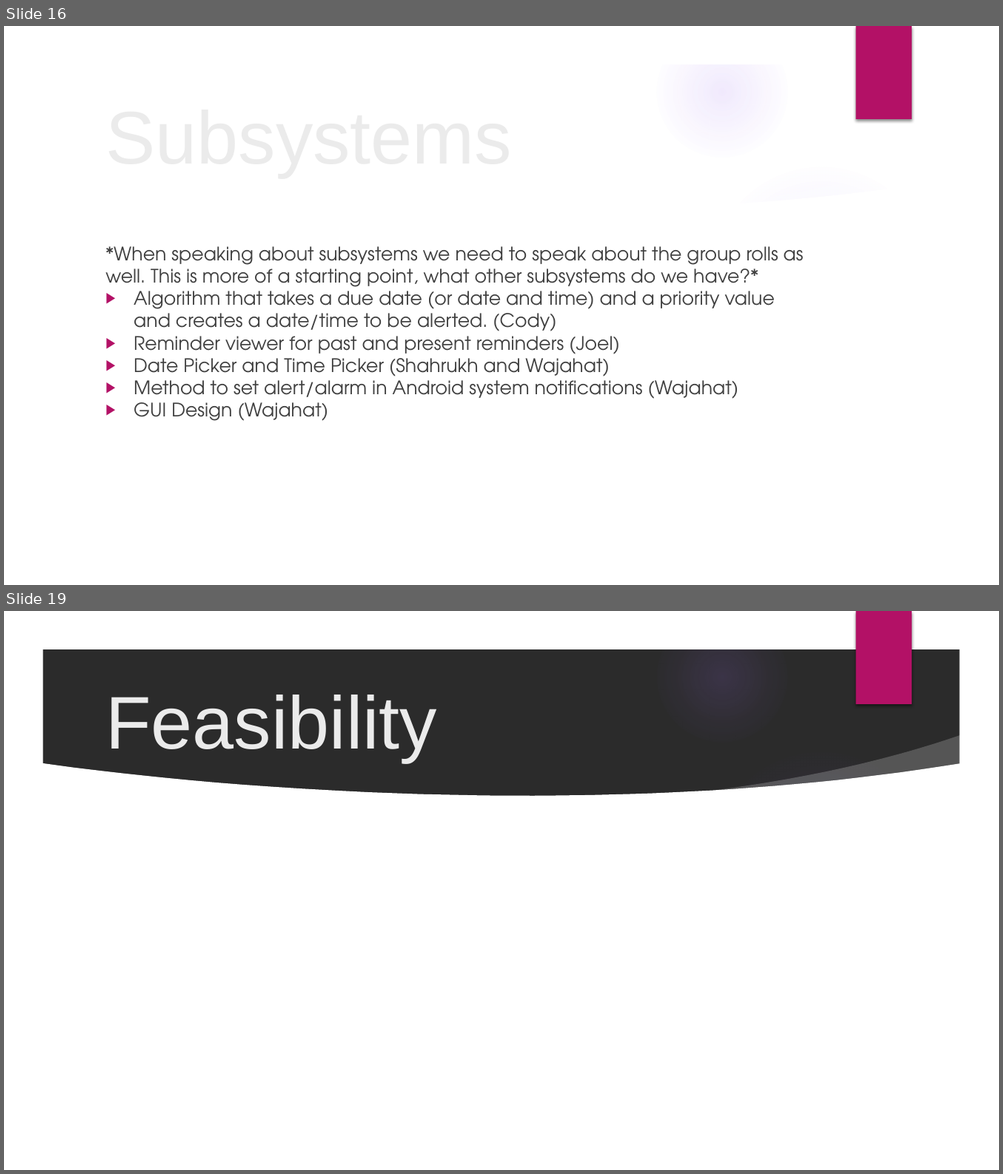
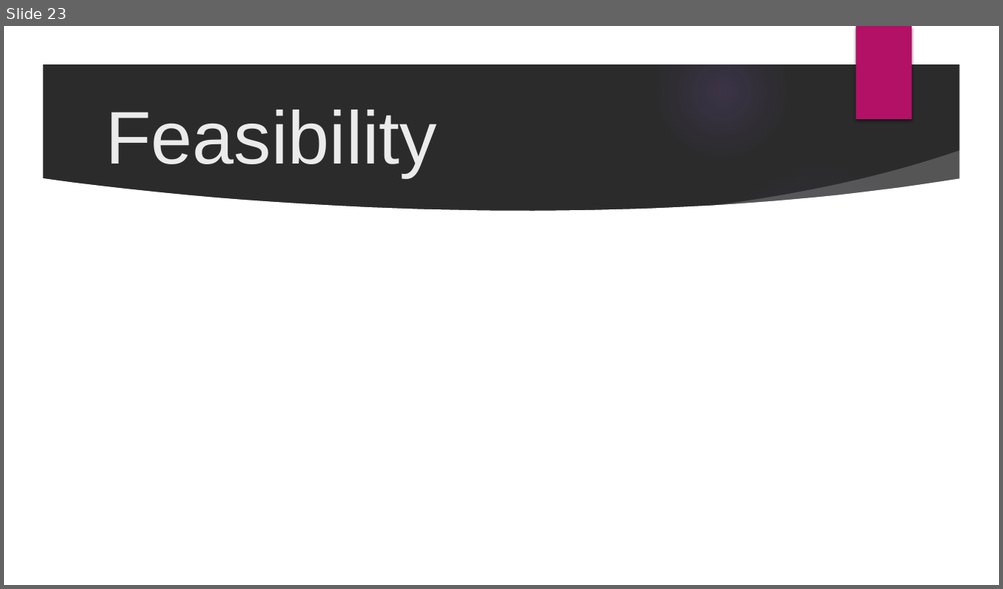
Before and after one commit to cejones9/Prioritize, a slide deck: docs/Prioritize (1).pptx. Shown one above the other, each under a label of ours: slides 16 and 19 before the commit, slide 23 after it; the slides between them are not shown. The pictures are 1003x1174 and 1003x589 pixels, drawn with LibreOffice and Linux fonts; fonts in the diff are those of the drawing; background and template pictures are left out; a plain dark background stands for a picture behind light text. Boxes give left, top, right and bottom in pixels: in the first picture for what was removed or moved away, otherwise in the second. Text is boxed around its words. In the diff, an @@ line names an element or a change of style, - is before the commit and + after.

```diff
--- a/docs/Prioritize (1).pptx
+++ b/docs/Prioritize (1).pptx
@@ slide 16 removed at box(4, 26, 999, 585), background picture (left out); not listed: 9 template elements that a slide beside it also shows @@
@@ title removed at box(98, 105, 813, 163) @@
-Subsystems
@@ text removed at box(105, 247, 803, 421) @@
-*When speaking about subsystems we need to speak about the group rolls as well. This is more of a starting point, what other subsystems do we have?*
-▶ Algorithm that takes a due date (or date and time) and a priority value and creates a date/time to be alerted. (Cody)
-▶ Reminder viewer for past and present reminders (Joel)
-▶ Date Picker and Time Picker (Shahrukh and Wajahat)
-▶ Method to set alert/alarm in Android system notifications (Wajahat)
-▶ GUI Design (Wajahat)
@@ what was slide 19 is now slide 23 @@
```
Also in this commit, not shown: 15 slides changed, 7 slides added, 2 other slides removed.
